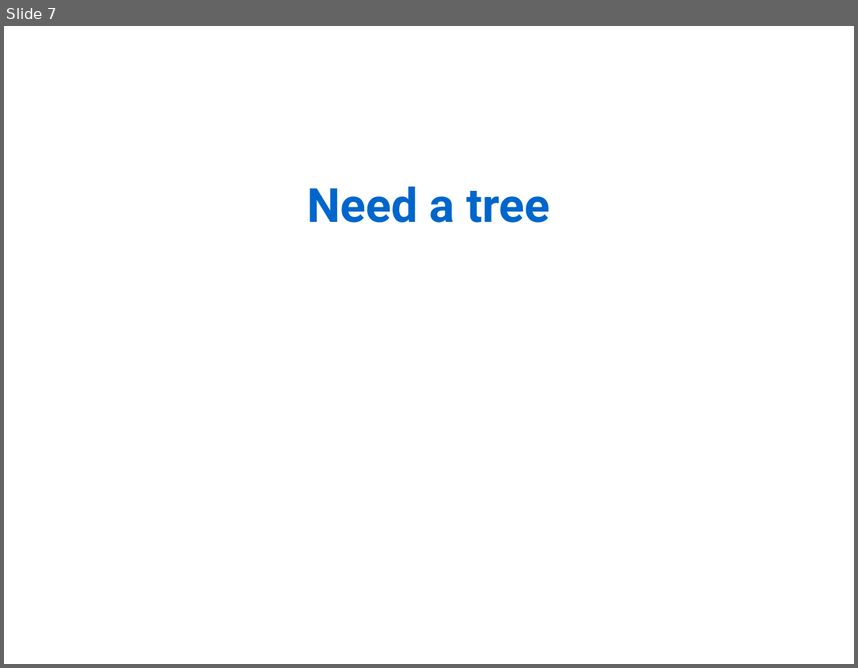
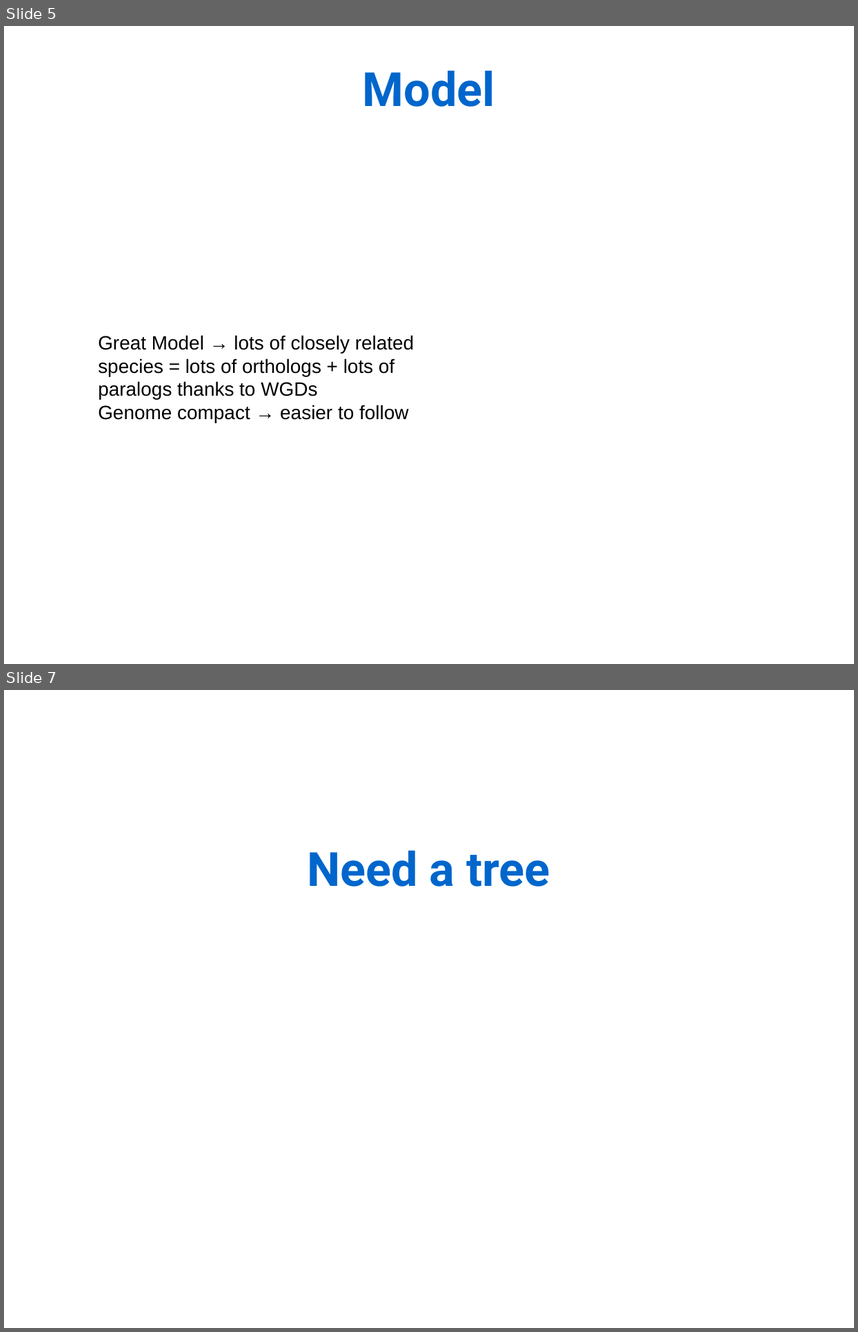
Before and after one commit to Rekyt/lynchlabpresentation2014, a slide deck: LabMeetingPresentation.odp. Shown one above the other, each under a label of ours: slide 7 before the commit, slides 5 and 7 after it; the slides between them are not shown. The pictures are 858x668 and 858x1332 pixels, drawn with LibreOffice and Linux fonts; fonts in the diff are those of the drawing. Boxes give left, top, right and bottom in pixels: in the first picture for what was removed or moved away, otherwise in the second. Text is boxed around its words. In the diff, an @@ line names an element or a change of style, - is before the commit and + after.

```diff
--- a/LabMeetingPresentation.odp
+++ b/LabMeetingPresentation.odp
@@ slide 5 added at <box>4,26,854,664</box>, background #FFFFFF @@
@@ text added at <box>363,70,495,107</box>, 44 pt, text #0066CC, bold @@
+Model
@@ text added at <box>98,335,414,423</box>, 18 pt, text #000000 @@
+Great Model → lots of closely related species = lots of orthologs + lots of paralogs thanks to WGDs
+Genome compact → easier to follow
```
Also in this commit, not shown: 9 slides changed, 2 other slides added, 3 slides removed.
